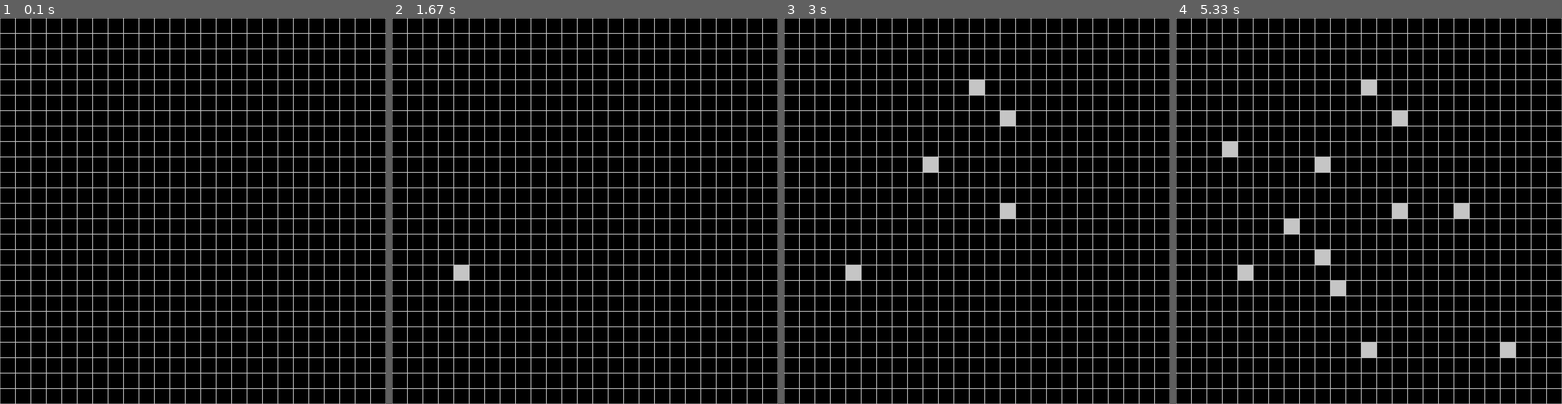
Above: before the commit, frames 1-4 (left to right).
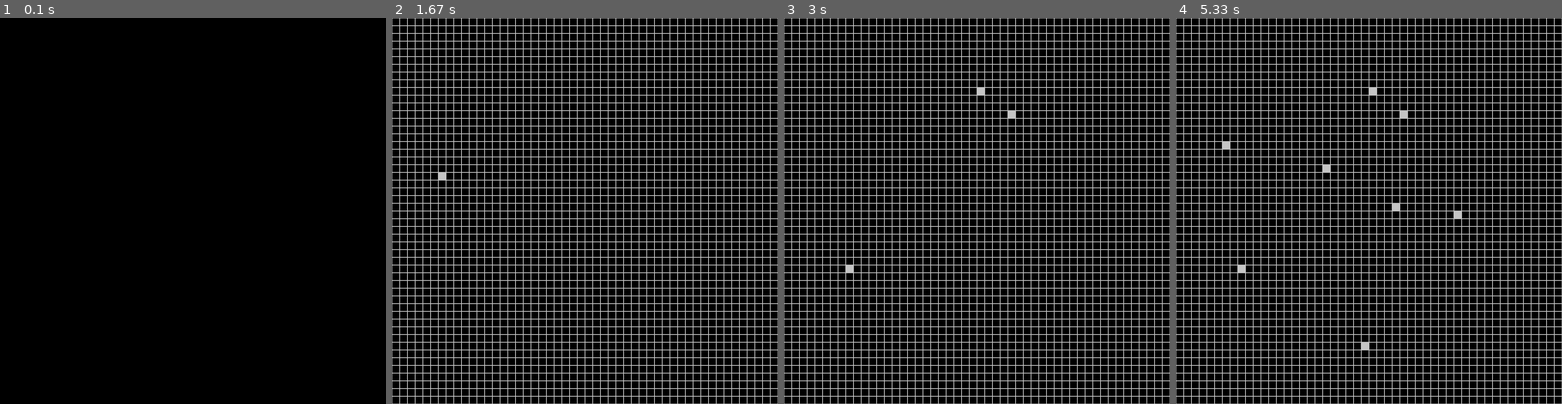
Above: after the commit, the same moments.

Repository: Dawood0/Game_Of_Life-Pygame
Game: pygame game, started from Game_of_life.py
The game is run twice, just before and just after one commit, with the same random seed, the same clock (stepped at 60 frames per second) and the same inputs.
Inputs (mouse positions are in pixels of both pictures, inside the frame that each line leads up to):
- Up to frame 1 (0.1 s): no input
- Up to frame 2 (1.67 s): tap Space at 0.33 s; click (442, 172) at 0.72 s; hold Space 1-1.53 s; move the mouse to (600, 257) at 1.03 s; click (461, 265) at 1.62 s
- Up to frame 3 (3 s): click (980, 91) at 1.95 s; click (1011, 110) at 2.28 s; click (1004, 203) at 2.62 s; click (934, 168) at 2.95 s
- Up to frame 4 (5.33 s): click (1457, 211) at 3.28 s; click (1334, 292) at 3.62 s; click (1322, 249) at 3.95 s; click (1361, 346) at 4.28 s; click (1222, 141) at 4.62 s; click (1511, 357) at 4.95 s; click (1287, 218) at 5.28 s

The runs differ from the first frame. In frame 1, 11% of the frame differs, in the area x 0-100%, y 0-100%; in frame 2, 10%; in frame 3, 11%; in frame 4, 11%.

Commit message:
automatic and resetting functionality buttons

Diff:
--- a/Game_of_life.py
+++ b/Game_of_life.py
@@ -2,8 +2,16 @@
 Name: Ahmed Dawood
 """
 
+"""
+click 'space' button for next move
+click 'a' button for automatic generation
+click 'r' button for resetting
+"""
+
+
 import pygame
 import sys
+import time
 
 BLACK = (0, 0, 0)
 WHITE = (200, 200, 200)
@@ -14,7 +22,7 @@
 SCREEN = pygame.display.set_mode((WINDOW_WIDTH, WINDOW_HEIGHT))
 CLOCK = pygame.time.Clock()
 SCREEN.fill(BLACK)
-blockSize = 40
+blockSize = 20
 
 
 def drawGrid():
@@ -57,7 +65,7 @@
 
     return neighbors
 
-
+auto=False
 white_rects = []
 black_rects = []  # rectangles returning to black after being pressed while white
 
@@ -65,6 +73,34 @@
 die = []
 
 black_neighbors = []
+
+def  run():
+    for ii in white_rects:
+        die = []
+        cnt = 0
+        l = getNeighbors(ii)
+
+        for i in l:  # checking the neighbors if white or black
+            if i in white_rects:
+                cnt += 1
+            else:
+                blk_neigh = getNeighbors(i)
+                cnt2 = 0
+                for u in blk_neigh:
+                    if u in white_rects: cnt2 += 1
+                if cnt2 == 3 and i not in birth:
+                    if i not in white_rects:
+                        birth.append(i)
+                    else:
+                        black_rects.append(i)
+                        white_rects.remove(i)
+
+                elif cnt2 >= 3 and i in birth:
+                    birth.remove(i)
+
+        if cnt < 2 or cnt > 3:  # making blocks die
+            black_rects.append(ii)
+
 while True:
     drawGrid()
     for event in pygame.event.get():
@@ -103,31 +139,19 @@
 
         if event.type == pygame.KEYUP:  # next step in the game (next state)
             if event.key == pygame.K_SPACE:
-                for ii in white_rects:
-                    die = []
-                    cnt = 0
-                    l = getNeighbors(ii)
+                run()
 
-                    for i in l:  # checking the neighbors if white or black
-                        if i in white_rects:
-                            cnt += 1
-                        else:
-                            blk_neigh = getNeighbors(i)
-                            cnt2 = 0
-                            for u in blk_neigh:
-                                if u in white_rects: cnt2 += 1
-                            if cnt2 == 3 and i not in birth:
-                                if i not in white_rects:
-                                    birth.append(i)
-                                else:
-                                    black_rects.append(i)
-                                    white_rects.remove(i)
+            if event.key == pygame.K_r:         # resetting the game
 
-                            elif cnt2 >= 3 and i in birth:
-                                birth.remove(i)
+                black_rects=white_rects+birth
+                white_rects=[]
+                birth=[]
 
-                    if cnt < 2 or cnt > 3:  # making blocks die
-                        black_rects.append(ii)
+            if event.key == pygame.K_a:
+                auto=not auto
+    if auto:
+        run()
+
 
     for x, y in white_rects:  # drawing the white rectangle in the pressed rectangle
         drawRect(x, y)
@@ -153,5 +177,5 @@
         except:
             pass
 
-    # time.sleep(0.3)
+    time.sleep(0.3)
     pygame.display.update()
